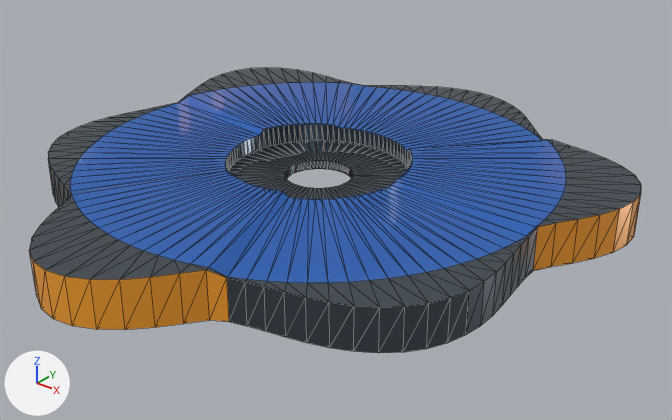
The glTF model battle-top-designer/public/models/parts/blade_dual_comet.glb, before and after one commit.
Camera for both pictures: a 50 mm lens placed at (0.0641, -0.0769, 0.0443), pointed at (0.0034, -0.0011, -0.0027). The axes (+X, +Y, +Z) are drawn at lower left. The lights are the same throughout. The picture after the commit comes second. Mesh edges are drawn as thin lines. Vertices at exactly the same position are counted once.

Names of what the first picture shows: 'GEO_blade_dual_comet_BODY', 'GEO_blade_dual_comet_NSS_V1_COLLAR'.
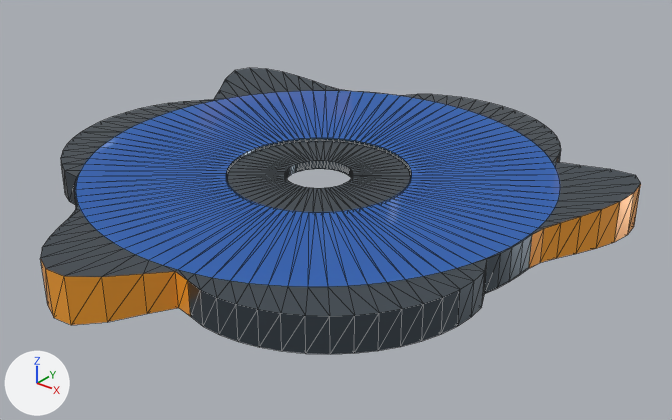
The change, as a diff of the scene's bpy script:
```diff
--- a/battle-top-designer/public/models/parts/blade_dual_comet.glb.py
+++ b/battle-top-designer/public/models/parts/blade_dual_comet.glb.py
@@ me_geo_blade_dual_comet_body @@
 # used by ob_geo_blade_dual_comet_body; location = (0.0, 0.0, 0.0)
-me_geo_blade_dual_comet_body.from_pydata(...)  # 576 vertices, 1152 faces; spans x -0.031..0.0333, y -0.0359..0.0329, z -0.0025..0.003
+me_geo_blade_dual_comet_body.from_pydata(...)  # 576 vertices, 1152 faces; spans x -0.0321..0.0325, y -0.0358..0.0319, z -0.0024..0.0028
+# me_geo_blade_dual_comet_body part 1: 574 of 576 vertices moved; they spanned x -0.031..0.0333, y -0.0359..0.0329, z -0.0025..0.003 and now span x -0.0321..0.0325, y -0.0358..0.0319, z -0.0024..0.0028; mean shift (0.0, 0.0, -0.0005); largest move (-0.0299, 0.0101, 0.0028) -> (-0.0265, 0.009, 0.0015)
+# me_geo_blade_dual_comet_body part 2: 12 faces spanning x -0.0303..0.0203, y -0.0283..0.0243, z -0.0024..0.0015 switch from mat_mat_solar_amber (orange #ffa630) to mat_mat_gunmetal (greyish blue #616c76)
 me_geo_blade_dual_comet_body.materials.append(mat_mat_cobalt_blue_translucent)
```

Boxes [x1, y1, x2, y2] around the edits, measured in the pictures (672 x 420 px; the box of a moved part takes in the faces that stretch with it):
'GEO_blade_dual_comet_BODY', reshaped: before [29, 68, 641, 353]; after [40, 68, 641, 354]
part 1 of me_geo_blade_dual_comet_body, moved or reshaped: before [29, 68, 641, 353]; after [40, 68, 641, 354]
part 2 of me_geo_blade_dual_comet_body, recoloured: before [180, 270, 229, 324]; after [188, 151, 561, 334]
